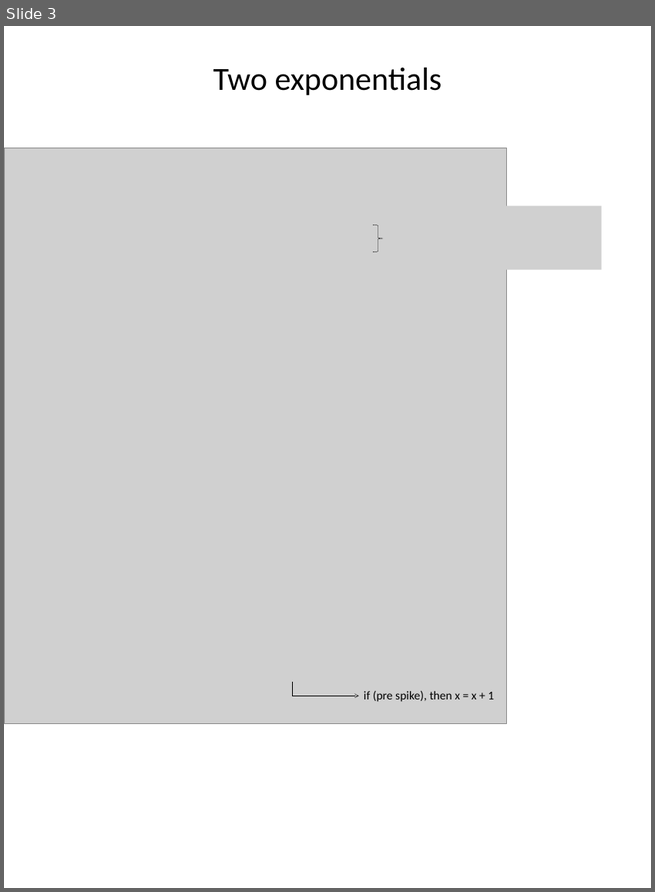
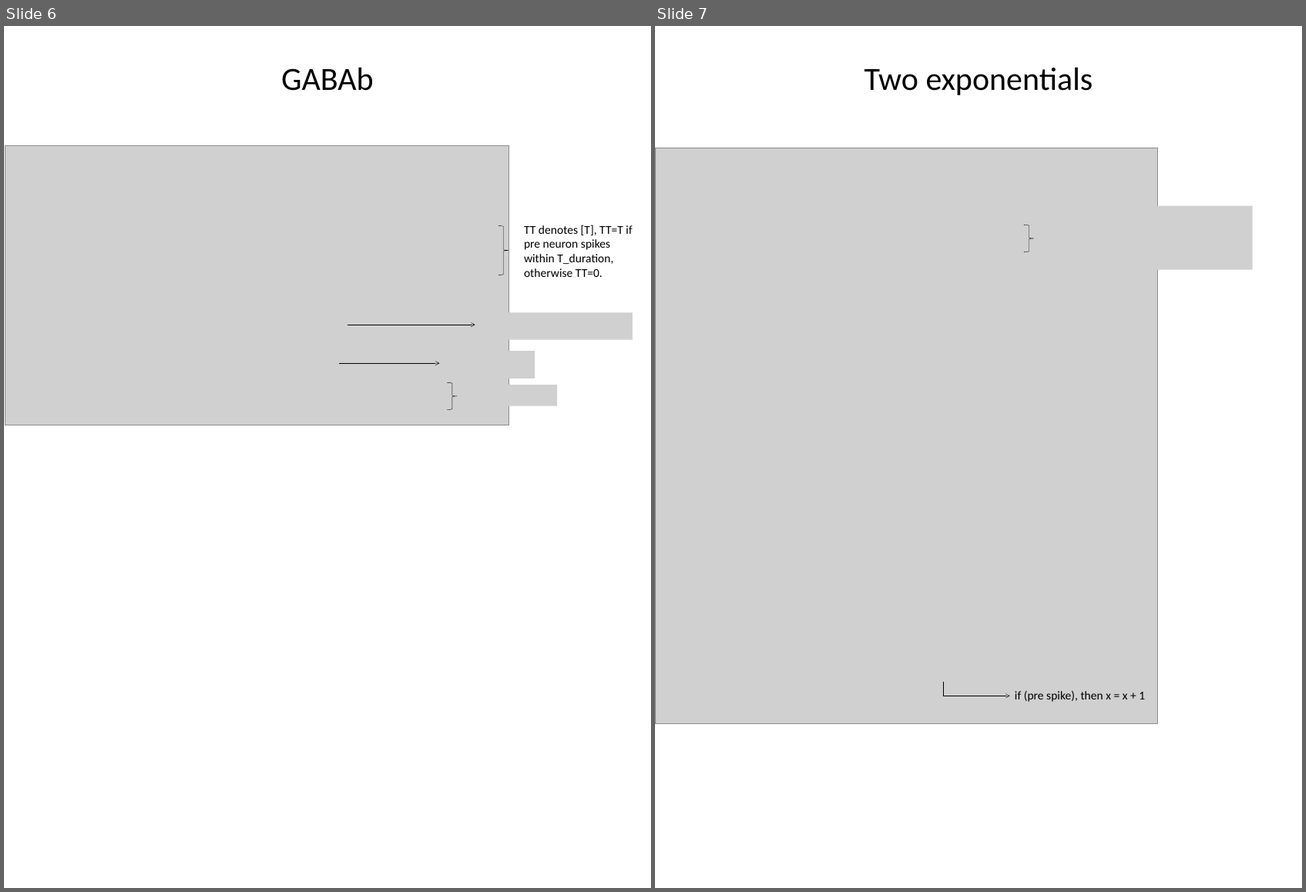
Before and after one commit to quanpeng0/BrainModels, a slide deck: docs/brainpy_handbook/ppt/syns.pptx. Shown side by side, each under a label of ours: slide 3 before the commit, slides 6 and 7 after it. The pictures are 655x892 and 1306x892 pixels, drawn with LibreOffice and Linux fonts; fonts in the diff are those of the drawing; grey boxes stand for pictures. Boxes give left, top, right and bottom in pixels: in the first picture for what was removed or moved away, otherwise in the second. Text is boxed around its words. In the diff, an @@ line names an element or a change of style, - is before the commit and + after.

Commit message:
NMDA & GABA figs & other updates

```diff
--- a/docs/brainpy_handbook/ppt/syns.pptx
+++ b/docs/brainpy_handbook/ppt/syns.pptx
@@ slide 6 added at (4, 26, 651, 888), background #FFFFFF @@
@@ title added at (281, 68, 373, 91), 54 pt, text #000000 @@
+GABAb
@@ picture added at (6, 146, 509, 426) @@
@@ right brace added at (498, 226, 508, 275), outline #000000 0.5 pt @@
@@ text added at (524, 225, 632, 277), 20 pt, text #000000 @@
+TT denotes [T], TT=T if pre neuron spikes within T_duration, otherwise TT=0.
@@ arrow added from (347, 325) to (475, 325), #000000 0.5 pt @@
@@ picture added at (479, 312, 632, 340) @@
@@ arrow added from (340, 363) to (440, 363), #000000 0.5 pt @@
@@ picture added at (444, 351, 535, 379) @@
@@ right brace added at (447, 383, 458, 409), outline #000000 0.5 pt @@
@@ picture added at (450, 385, 557, 406) @@
@@ what was slide 3 is now slide 7 @@
```
Also in this commit, not shown: 1 slide changed, 3 other slides added, 16 other files.
